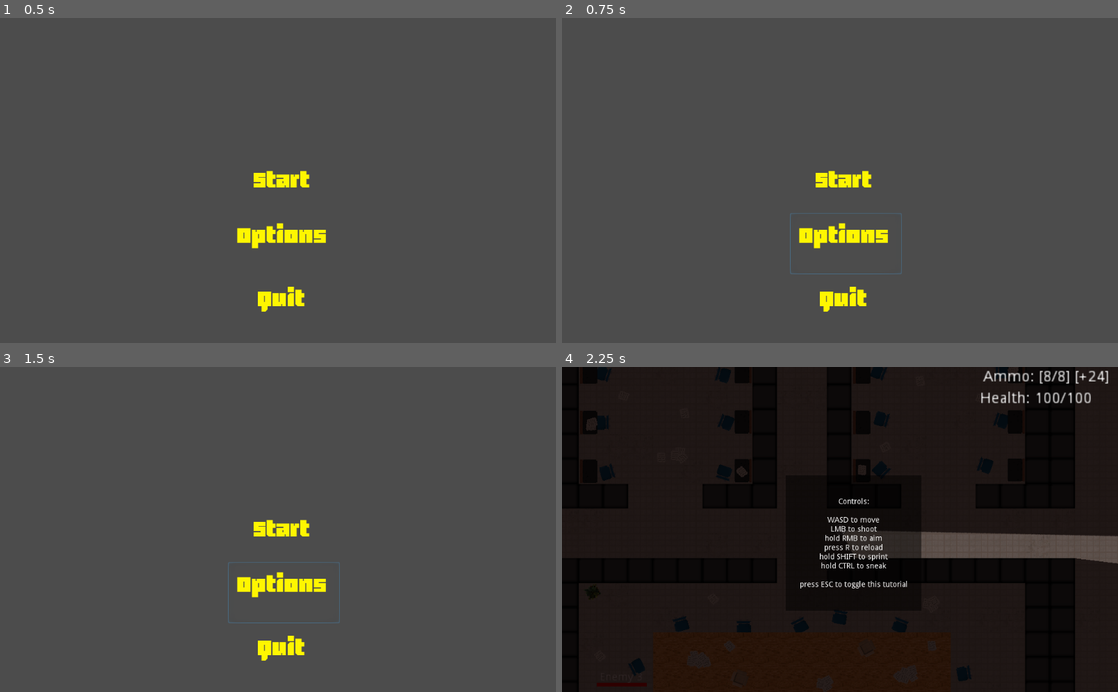
Above: before the commit, frames 1-4 (two rows, left to right).
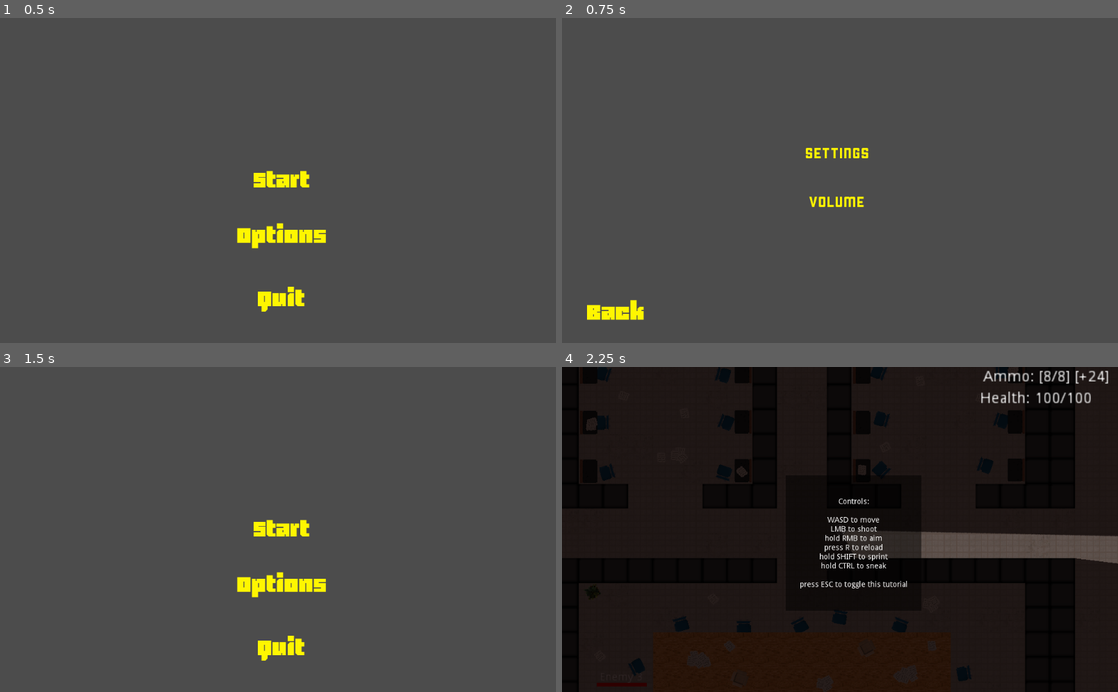
Above: after the commit, the same moments.

Repository: Rallas/4392-001TeamC
Game: Godot game, scene res://Scenes/StartMenu.tscn
The game is run twice, just before and just after one commit, with the same random seed, the same clock (stepped at 60 frames per second) and the same inputs. This scene is started directly instead of the project's main scene. The engine's default icon, where the game draws it, is replaced by a stand-in: a white triangle on a blue panel in a dark square.
Inputs (mouse positions are in pixels of both pictures, inside the frame that each line leads up to):
- Up to frame 1 (0.5 s): no input
- Up to frame 2 (0.75 s): click (845, 242) at 0.5 s
- Up to frame 3 (1.5 s): click (55, 666) at 1.27 s
- Up to frame 4 (2.25 s): click (845, 532) at 2 s

Frame 1 is identical in both runs. In frame 2, 2.4% of the frame differs, in the area x 4-62%, y 39-93%; in frame 3, 0.1%; in frame 4, nothing differs.

Commit message:
Updated Menu Fixes

Diff:
--- a/4392_TeamC_Prototype/Scripts/MenuButtons.gd
+++ b/4392_TeamC_Prototype/Scripts/MenuButtons.gd
@@ -9,15 +9,19 @@
 # Called when the node enters the scene tree for the first time.
 func _ready():
   var playButton = $Start
+  var optionsButton = $Options
   var exitButton = $Quit
   playButton.connect("pressed", self, "_playButton_Pressed")
+  optionsButton.connect("pressed", self, "_optionsButton_Pressed")
   exitButton.connect("pressed", self, "_exitButton_Pressed")
-
 
 func _playButton_Pressed():
   #load the first scene
   var _ret = get_tree().change_scene("res://Scenes/DefaultScene.tscn")
 
+func _optionsButton_Pressed():
+    var _opt = get_tree().change_scene("res://Scenes/OptionsMenu.tscn")
+
 func _exitButton_Pressed():
   #exit out of application
   get_tree().quit()
